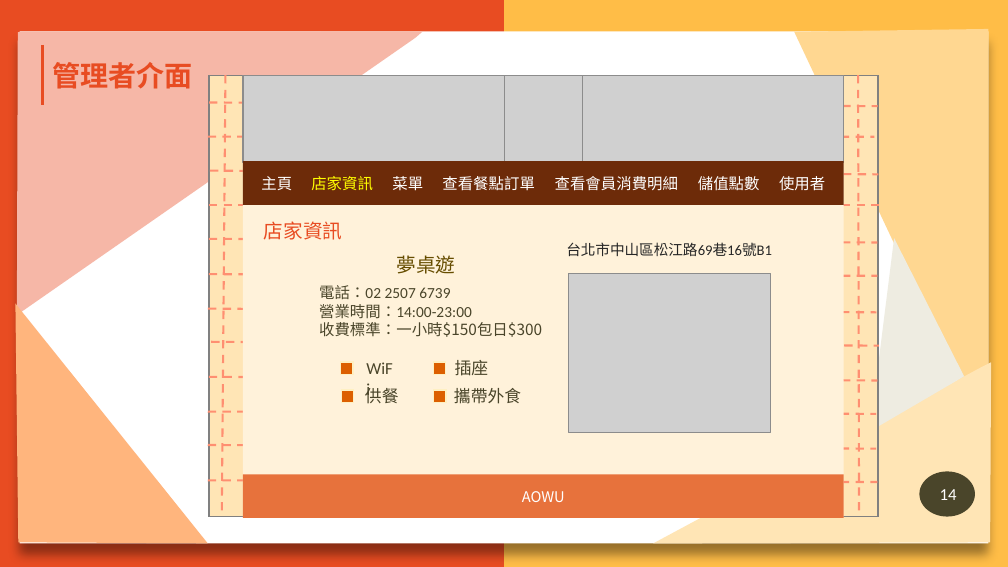
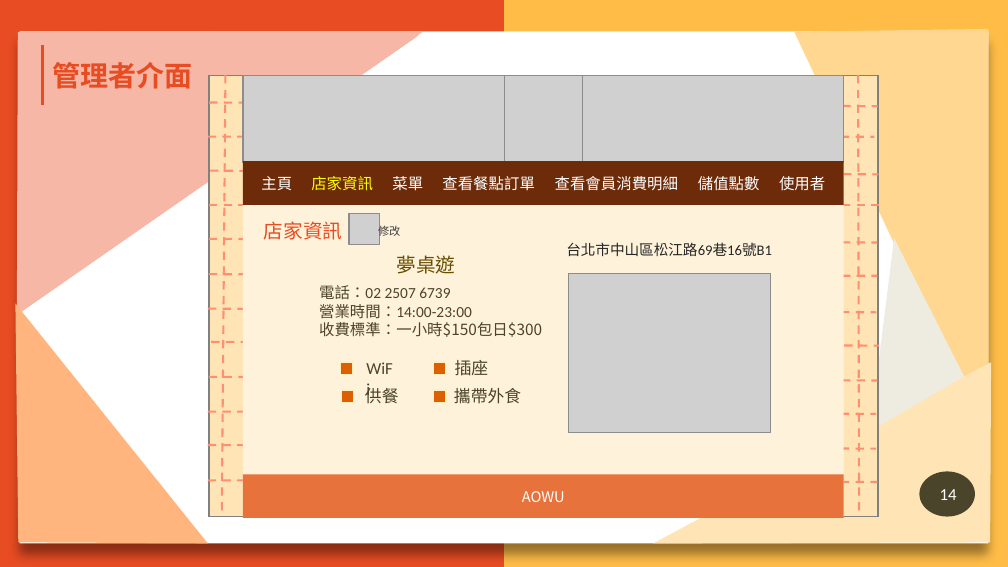
Before and after one commit to N1066442/board-game, a slide deck: slide 14 of 第109408組-AOWU桌遊GO-ppt.pptx. Drawn at 1008x567 pixels with LibreOffice and Linux fonts; fonts in the diff are those of the drawing; grey boxes stand for pictures; background and template pictures are left out. Boxes give left, top, right and bottom in pixels: in the first picture for what was removed or moved away, otherwise in the second. Text is boxed around its words. In the diff, an @@ line names an element or a change of style, - is before the commit and + after.

```diff
--- a/第109408組-AOWU桌遊GO-ppt.pptx
+++ b/第109408組-AOWU桌遊GO-ppt.pptx
@@ picture added at [349, 214, 380, 245] @@
@@ text added at [378, 223, 400, 238], 8 pt, text #404040 @@
+修改
```
Also in this commit, not shown: 1 other slide changed, 2 other files.
